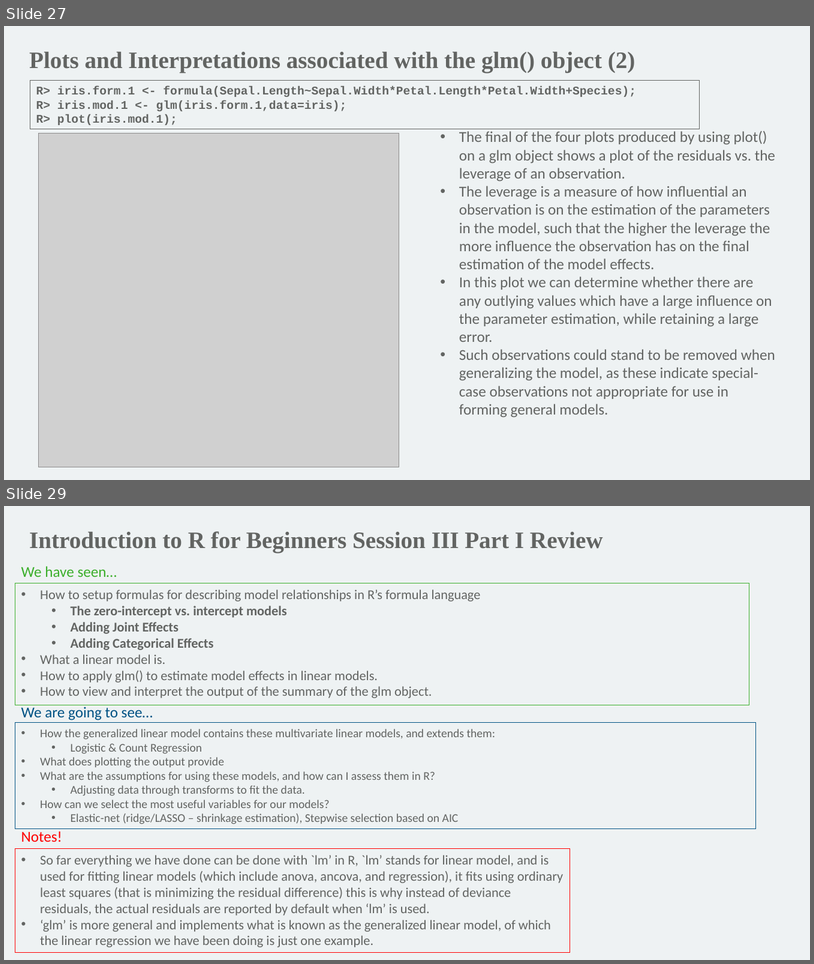
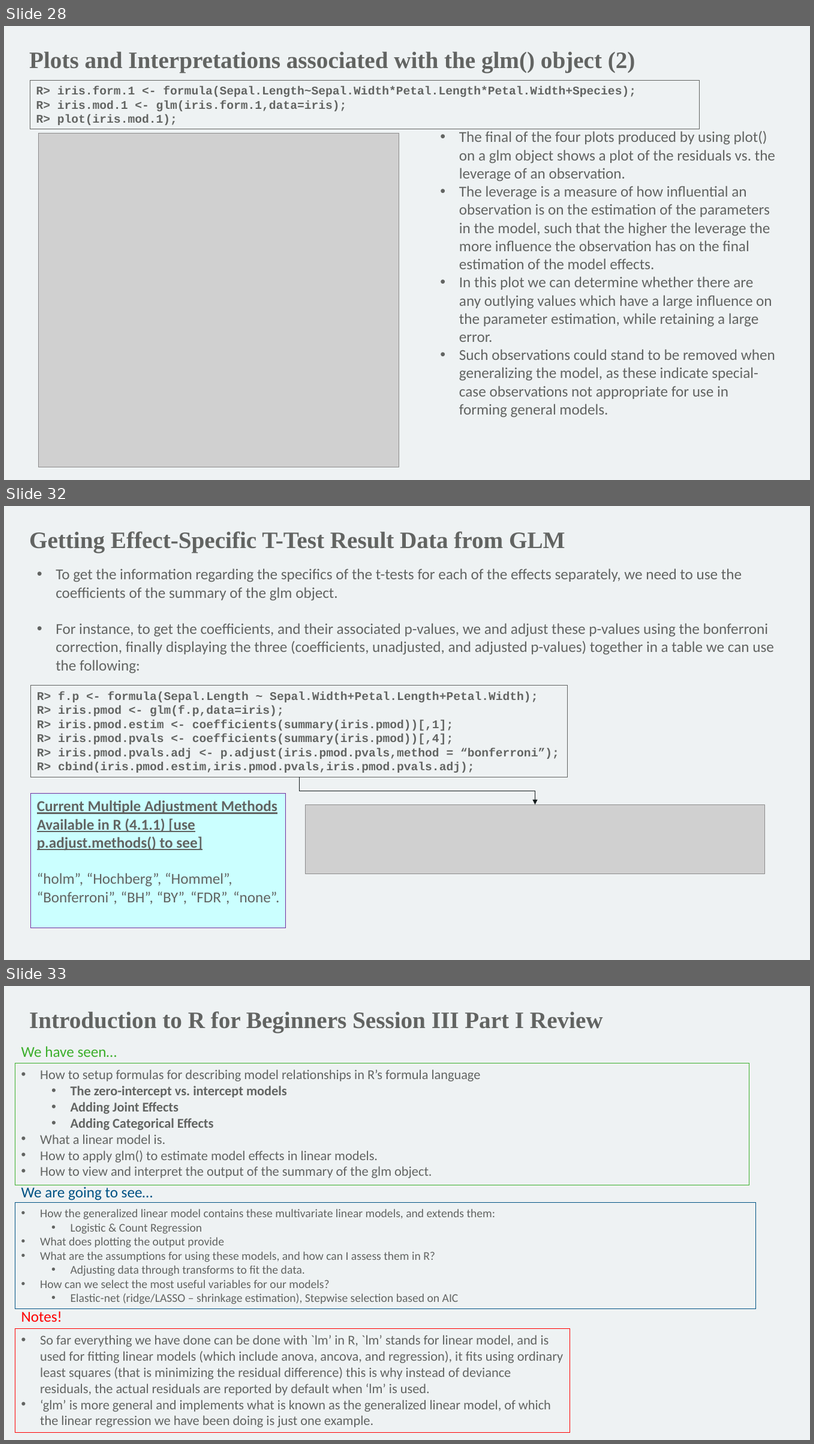
Before and after one commit to mathornton01/2022_UTSW_Lyda_Hill_Department_Beginning_R_Nanocourse, a slide deck: Slides/IntroductionToRForBeginners_DayII_MT.pptx. Shown one above the other, each under a label of ours: slides 27 and 29 before the commit, slides 28, 32 and 33 after it; the slides between them are not shown. The pictures are 814x964 and 814x1444 pixels, drawn with LibreOffice and Linux fonts; fonts in the diff are those of the drawing; grey boxes stand for pictures; background and template pictures are left out. Boxes give left, top, right and bottom in pixels: in the first picture for what was removed or moved away, otherwise in the second. Text is boxed around its words. In the diff, an @@ line names an element or a change of style, - is before the commit and + after.

```diff
--- a/Slides/IntroductionToRForBeginners_DayII_MT.pptx
+++ b/Slides/IntroductionToRForBeginners_DayII_MT.pptx
@@ slide 32 added at (4, 506, 810, 960), background #EEF2F3 @@
@@ text added at (29, 531, 566, 552), 28 pt, text #626462, bold @@
+Getting Effect-Specific T-Test Result Data from GLM
@@ text added at (56, 568, 774, 673), 18 pt, text #626462 @@
+• To get the information regarding the specifics of the t-tests for each of the effects separately, we need to use the coefficients of the summary of the glm object.
+• For instance, to get the coefficients, and their associated p-values, we and adjust these p-values using the bonferroni correction, finally displaying the three (coefficients, unadjusted, and adjusted p-values) together in a table we can use the following:
@@ rectangle added at (31, 685, 568, 777), outline #626462 0.75 pt, 14 pt, text #626462, bold @@
+R> f.p <- formula(Sepal.Length ~ Sepal.Width+Petal.Length+Petal.Width);
+R> iris.pmod <- glm(f.p,data=iris);
+R> iris.pmod.estim <- coefficients(summary(iris.pmod))[,1];
+R> iris.pmod.pvals <- coefficients(summary(iris.pmod))[,4];
+R> iris.pmod.pvals.adj <- p.adjust(iris.pmod.pvals,method = “bonferroni”);
+R> cbind(iris.pmod.estim,iris.pmod.pvals,iris.pmod.pvals.adj);
@@ rectangle added at (31, 793, 287, 928), fill #CBFFFF, outline #7030A0 0.75 pt, 18 pt, text #626462, bold, underline @@
+Current Multiple Adjustment Methods Available in R (4.1.1) [use p.adjust.methods() to see]
+“holm”, “Hochberg”, “Hommel”, “Bonferroni”, “BH”, “BY”, “FDR”, “none”.
@@ elbow arrow added from (299, 777) to (535, 804), #141B1C 0.5 pt @@
@@ picture added at (306, 804, 765, 874) @@
@@ what was slide 27 is now slide 28 @@
@@ what was slide 29 is now slide 33 @@
```
Also in this commit, not shown: 3 slides changed, 6 other slides added, 1 other file.
